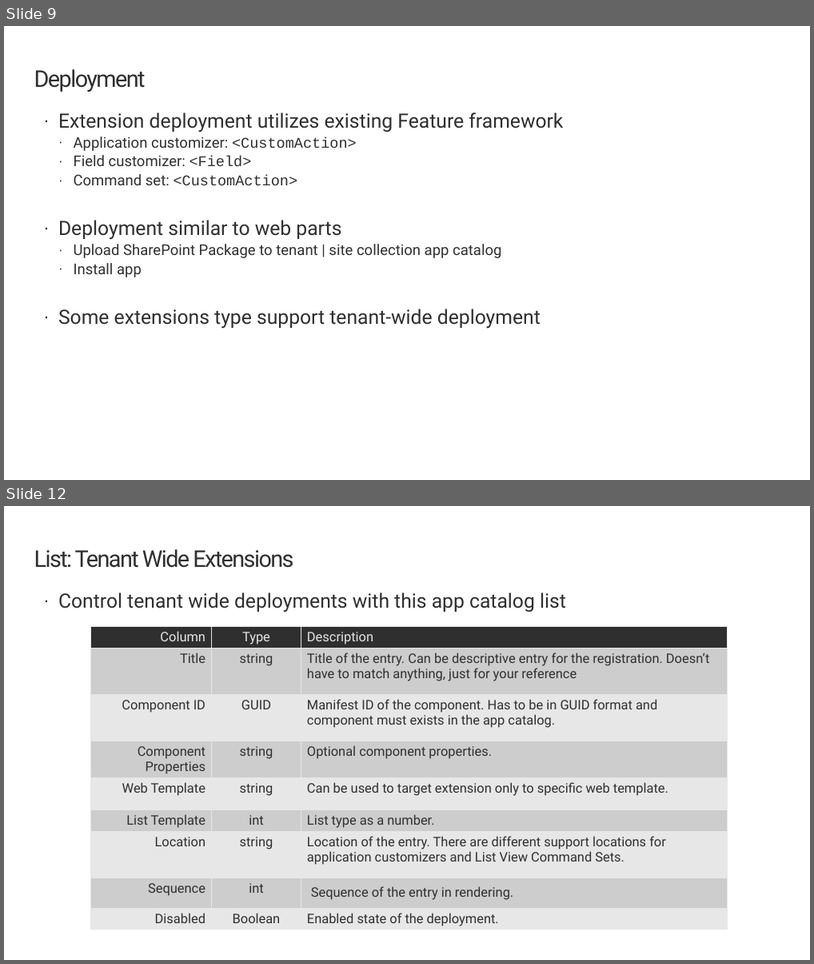
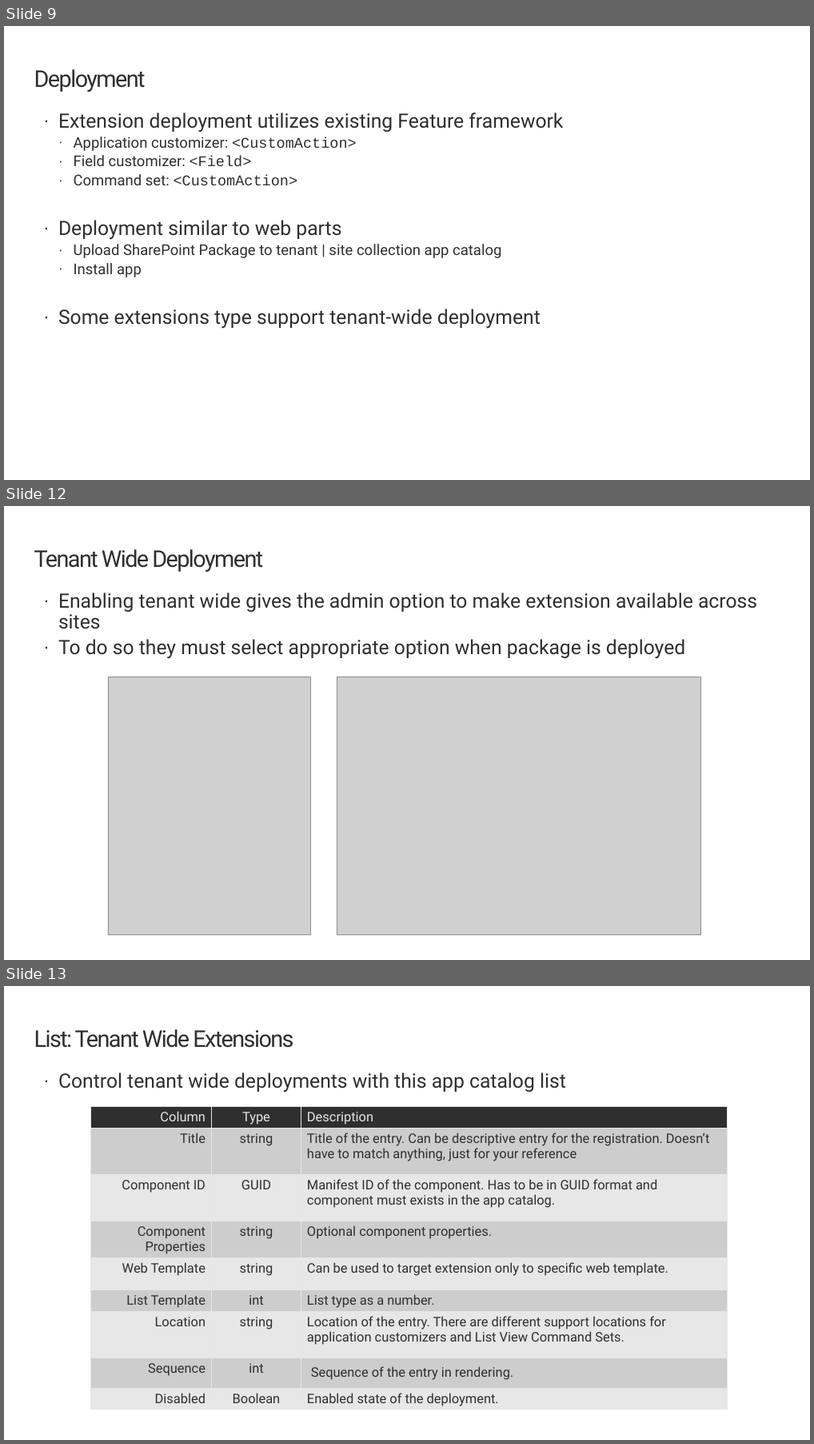
Before and after one commit to SharePoint/sp-dev-training-spfx-extensions, a slide deck: 01 into+appcustomizer.pptx. Shown one above the other, each under a label of ours: slides 9 and 12 before the commit, slides 9, 12 and 13 after it; the slides between them are not shown. The pictures are 814x964 and 814x1444 pixels, drawn with LibreOffice and Linux fonts; fonts in the diff are those of the drawing; grey boxes stand for pictures; background and template pictures are left out. Boxes give left, top, right and bottom in pixels: in the first picture for what was removed or moved away, otherwise in the second. Text is boxed around its words. In the diff, an @@ line names an element or a change of style, - is before the commit and + after.

```diff
--- a/01 into+appcustomizer.pptx
+++ b/01 into+appcustomizer.pptx
@@ slide 12 added at (x1=4, y1=506, x2=810, y2=960), background #FFFFFF @@
@@ title added at (x1=34, y1=549, x2=263, y2=572), 28 pt, text #2F2F2F @@
+Tenant Wide Deployment
@@ text added at (x1=58, y1=592, x2=758, y2=659), 24 pt, text #2F2F2F @@
+· Enabling tenant wide gives the admin option to make extension available across sites
+· To do so they must select appropriate option when package is deployed
@@ picture added at (x1=108, y1=676, x2=310, y2=935) @@
@@ picture added at (x1=338, y1=676, x2=701, y2=935) @@
@@ what was slide 12 is now slide 13 @@
```
Also in this commit, not shown: 4 slides changed, 25 other files.
